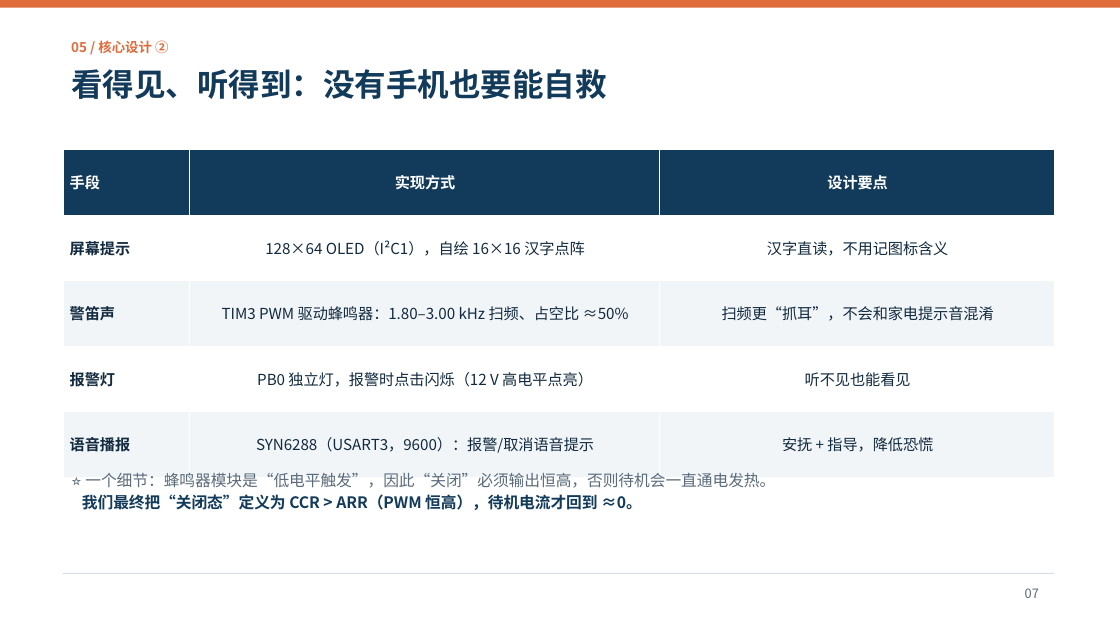
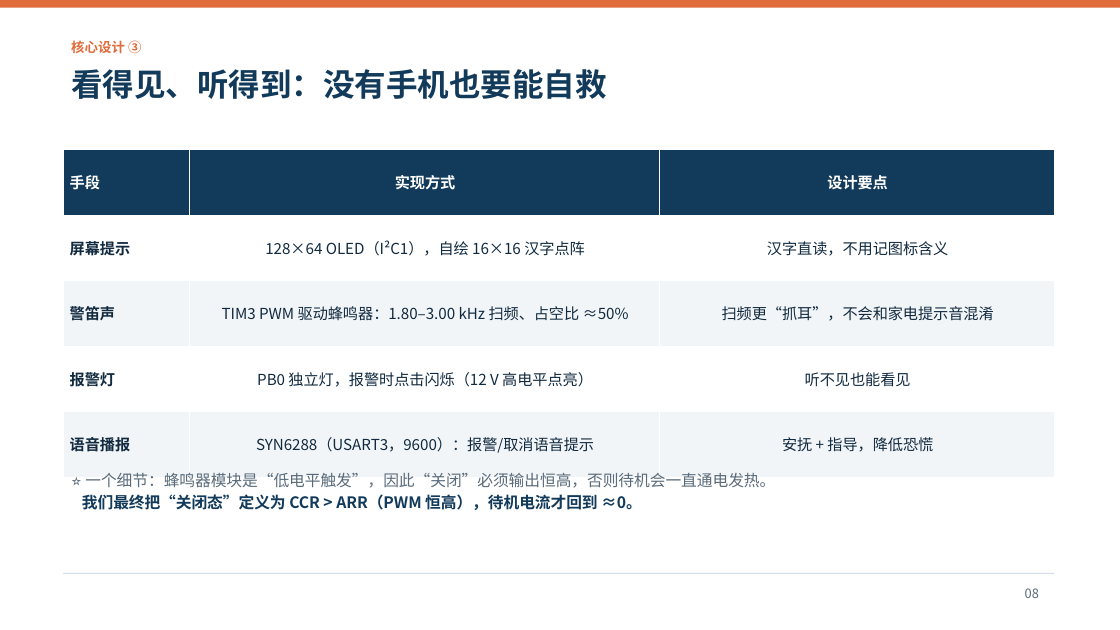
Before and after one commit to Maxsunset/SilverGuard, a slide deck: slide 8 of SilverGuard/docs/SilverGuard_答辩_设计思路与亮点.pptx (slide 7 before the commit). Drawn at 1120x630 pixels with LibreOffice and Linux fonts; fonts in the diff are those of the drawing. Boxes give left, top, right and bottom in pixels: in the first picture for what was removed or moved away, otherwise in the second. Text is boxed around its words. In the diff, an @@ line names an element or a change of style, - is before the commit and + after.

```diff
--- a/SilverGuard/docs/SilverGuard_答辩_设计思路与亮点.pptx
+++ b/SilverGuard/docs/SilverGuard_答辩_设计思路与亮点.pptx
@@ text at (x1=71, y1=40, x2=141, y2=53): text changed @@
-05 / 核心设计 ②
+核心设计 ③
@@ text at (x1=1025, y1=588, x2=1039, y2=598): text changed @@
-07
+08
```
Also in this commit, not shown: 12 other slides changed, 1 slide added.
